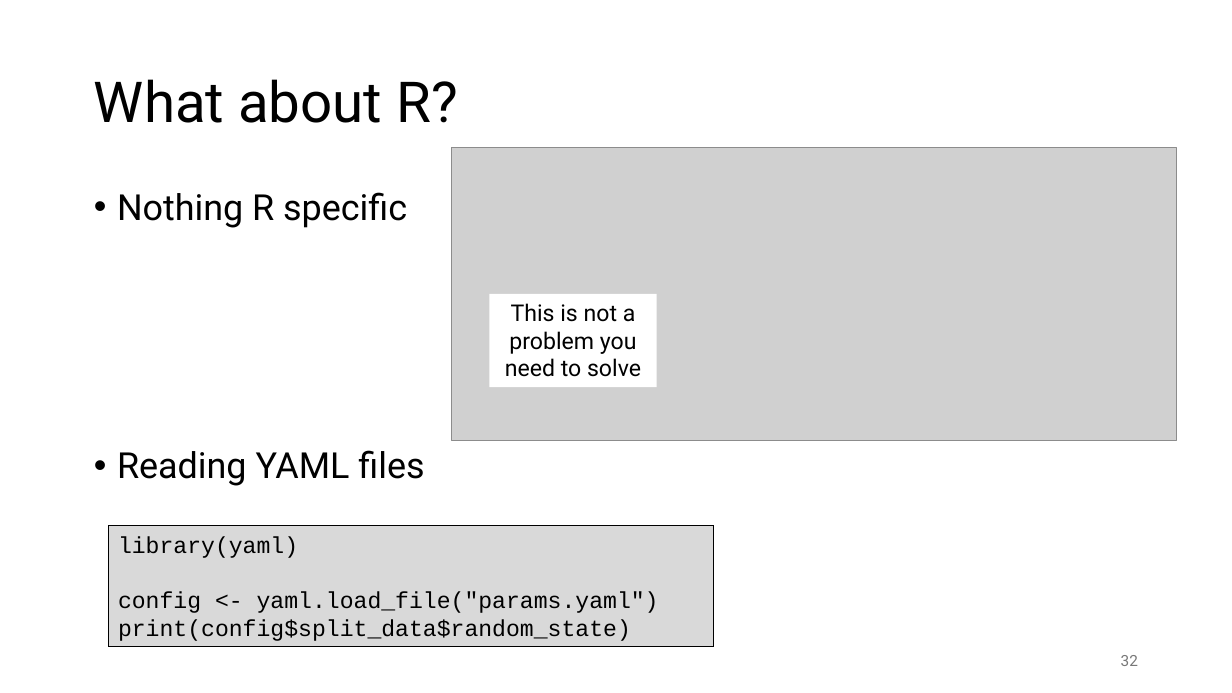
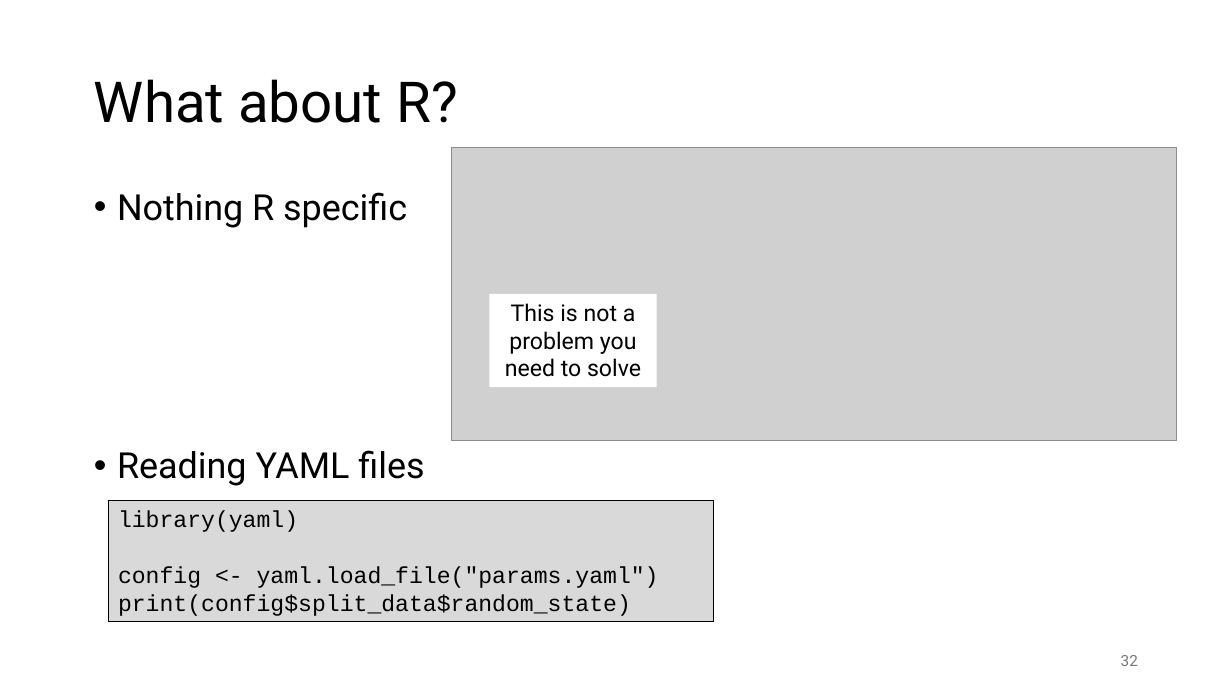
Before and after one commit to gjbex/MLOps-on-HPC, a slide deck: slide 32 of mlops_on_hpc.pptx. Drawn at 1232x693 pixels with LibreOffice and Linux fonts; fonts in the diff are those of the drawing; grey boxes stand for pictures. Boxes give left, top, right and bottom in pixels: in the first picture for what was removed or moved away, otherwise in the second. Text is boxed around its words. In the diff, an @@ line names an element or a change of style, - is before the commit and + after.

```diff
--- a/mlops_on_hpc.pptx
+++ b/mlops_on_hpc.pptx
@@ rectangle "library(yaml)": place and size @@
-rectangle "library(yaml)" at [109, 526, 714, 647]
+rectangle "library(yaml)" at [109, 500, 714, 621]
```
Also in this commit, not shown: 3 other slides changed.
